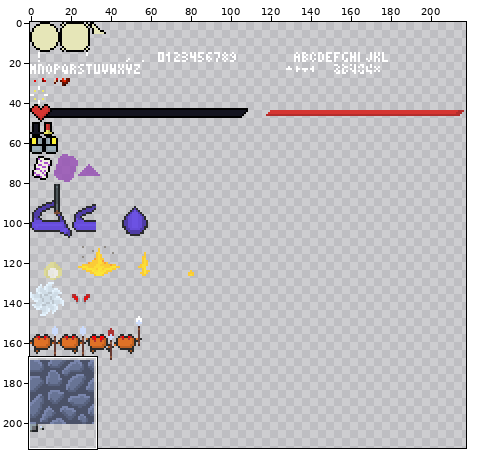
A sprite sheet gets an edit: src/assets/spritesheet-gen.png. Above: a wide view before the commit, with the close-up outlined.
Close-up. As it was:
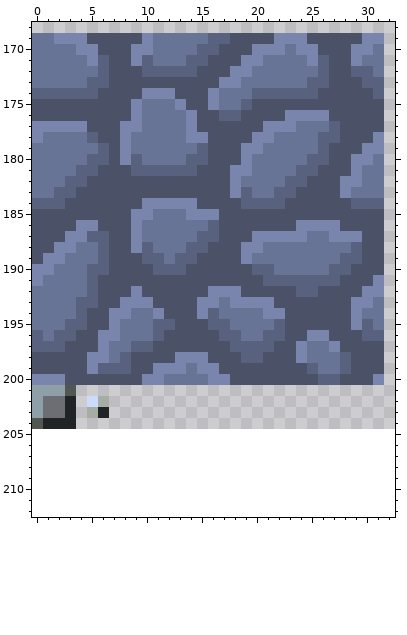
The file is 218x205 pixels. Colours within 5 levels of each other are drawn and written as one. Shown: x 0..32, y 168..212. The old version is drawn lined up with the new one, on the new canvas.
And afterwards:
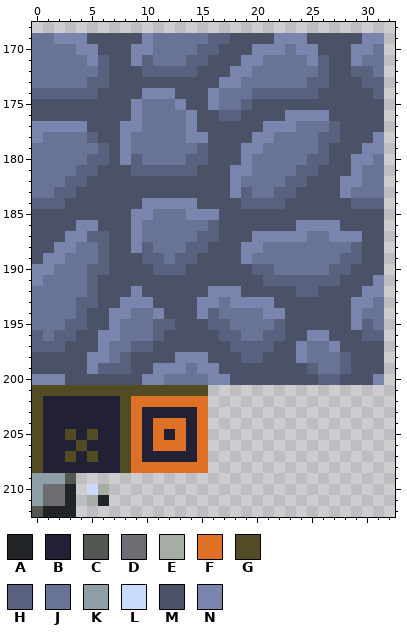
Palette (. is transparent): A #212426  B #222034  C #535752  D #6d6e73  E #a6ada5  F #df7126  G #524b24  H #58627e  J #687495  K #8f9fa8  L #cbdbfc  M #4b5268  N #7985ac
From old to new:
canvas 218x205 -> 218x213
The edit adds colour A in row 210 at x 3; in row 211 at x 3 and 6; in row 212 at x 1 to 3.
The edit adds colour B in row 202 at x 4 and 7; in row 203 at x 4, 7 and 10 to 14; in row 204 at x 4 to 7, 10 and 14; in row 205 at x 1 to 2, 4, 6 to 7, 10, 12 and 14; in row 206 at x 1 to 3, 5 to 7, 10 and 14; in row 207 at x 1 to 2, 4, 6 to 7 and 10 to 14.
The edit adds colour B in row 208 at x 1 to 7.
Colour A gives way to colour B in row 202 at x 3; in row 203 at x 3 and 6; in row 204 at x 1 to 3.
Colour D gives way to colour B in rows 202 to 203 at x 1 to 2.
Colour E gives way to colour B in row 202 at x 6; in row 203 at x 5.
Colour L gives way to colour B in row 202 at x 5.
The edit adds colour C in row 209 at x 3; in row 212 at x 0.
The edit adds colour D in rows 210 to 211 at x 1 to 2.
The edit adds colour E in row 210 at x 6; in row 211 at x 5.
The edit adds colour F in row 202 at x 9 to 15; in row 203 at x 9 and 15; in row 204 at x 9, 11 to 13 and 15; in row 205 at x 9, 11, 13 and 15; in row 206 at x 9, 11 to 13 and 15; in row 207 at x 9 and 15.
The edit adds colour F in row 208 at x 9 to 15.
The edit adds colour G in row 201 at x 4 to 15; in rows 202 to 204 at x 8; in row 205 at x 0, 3, 5 and 8; in row 206 at x 0, 4 and 8; in row 207 at x 0, 3, 5 and 8; in row 208 at x 0 and 8.
Colour C gives way to colour G in row 201 at x 3; in row 204 at x 0.
Colour K gives way to colour G in row 201 at x 0 to 2; in rows 202 to 203 at x 0.
The edit adds colour K in row 209 at x 0 to 2; in rows 210 to 211 at x 0.
The edit adds colour L in row 210 at x 5.
